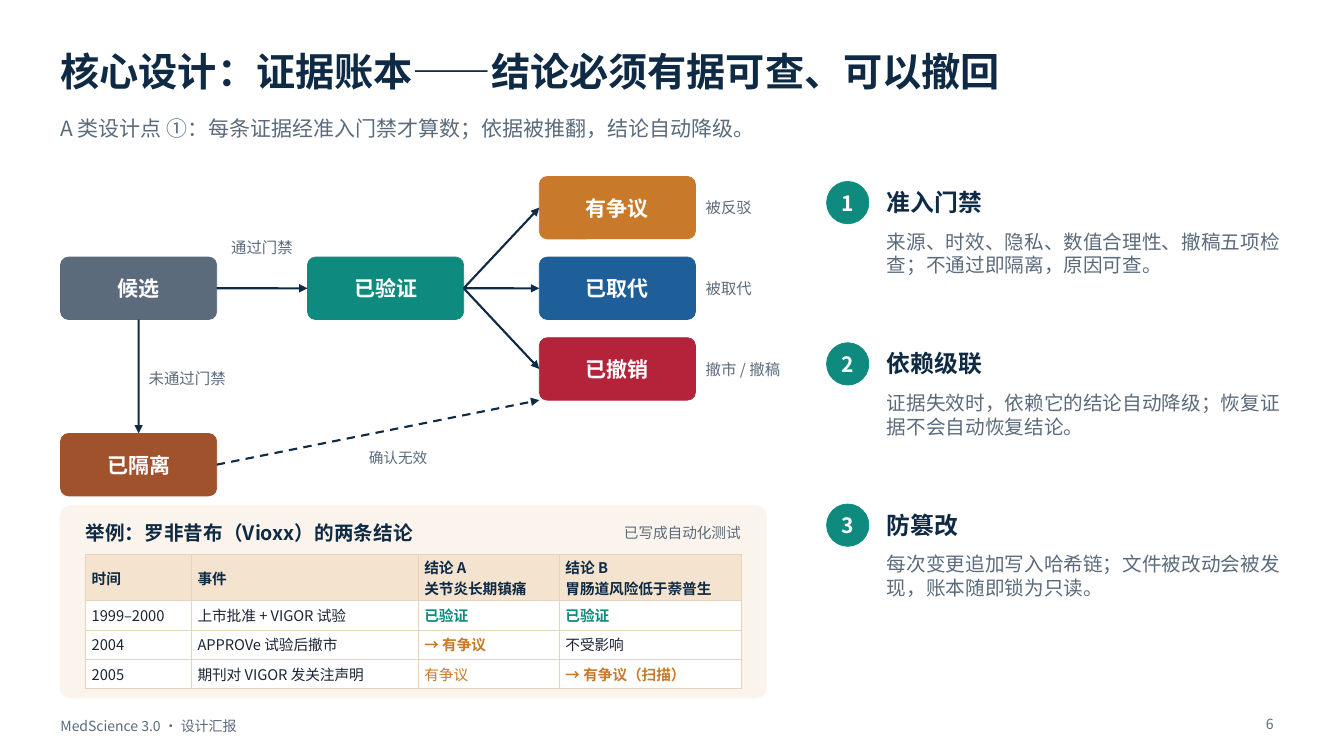
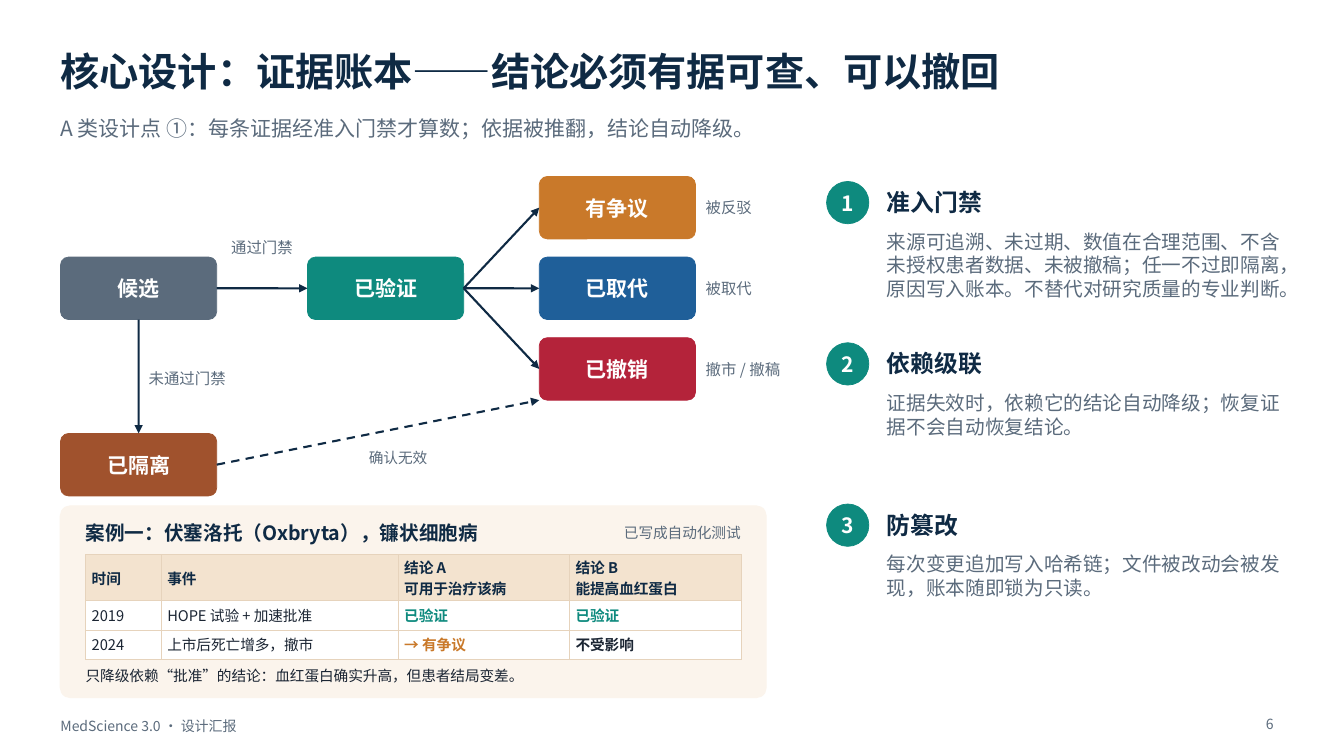
Before and after one commit to BenjaminDuo/MedScience, a slide deck: slide 6 of docs/presentation/MedScience-3.0-设计汇报.pptx. Drawn at 1344x756 pixels with LibreOffice and Linux fonts; fonts in the diff are those of the drawing. Boxes give left, top, right and bottom in pixels: in the first picture for what was removed or moved away, otherwise in the second. Text is boxed around its words. In the diff, an @@ line names an element or a change of style, - is before the commit and + after.

```diff
--- a/docs/presentation/MedScience-3.0-设计汇报.pptx
+++ b/docs/presentation/MedScience-3.0-设计汇报.pptx
@@ text at bbox=[887, 232, 1299, 298]: text changed @@
-来源、时效、隐私、数值合理性、撤稿五项检查；不通过即隔离，原因可查。
+来源可追溯、未过期、数值在合理范围、不含未授权患者数据、未被撤稿；任一不过即隔离，原因写入账本。不替代对研究质量的专业判断。
@@ text at bbox=[86, 523, 478, 545]: text changed @@
-举例：罗非昔布（Vioxx）的两条结论
+案例一：伏塞洛托（Oxbryta），镰状细胞病
@@ table at bbox=[86, 555, 741, 656] @@
-row 1: 时间 | 事件 | 结论 A / 关节炎长期镇痛 | 结论 B / 胃肠道风险低于萘普生
-row 2: 1999–2000 | 上市批准 + VIGOR 试验 | 已验证 | 已验证
-row 3: 2004 | APPROVe 试验后撤市 | → 有争议 | 不受影响
-row 4: 2005 | 期刊对 VIGOR 发关注声明 | 有争议 | → 有争议（扫描）
+row 1: 时间 | 事件 | 结论 A / 可用于治疗该病 | 结论 B / 能提高血红蛋白
+row 2: 2019 | HOPE 试验 + 加速批准 | 已验证 | 已验证
+row 3: 2024 | 上市后死亡增多，撤市 | → 有争议 | 不受影响
@@ text added at bbox=[86, 668, 524, 683], 10.5 pt, text #1B2533 @@
+只降级依赖“批准”的结论：血红蛋白确实升高，但患者结局变差。
```
Also in this commit, not shown: 2 other slides changed, 1 slide added, 3 other files.
